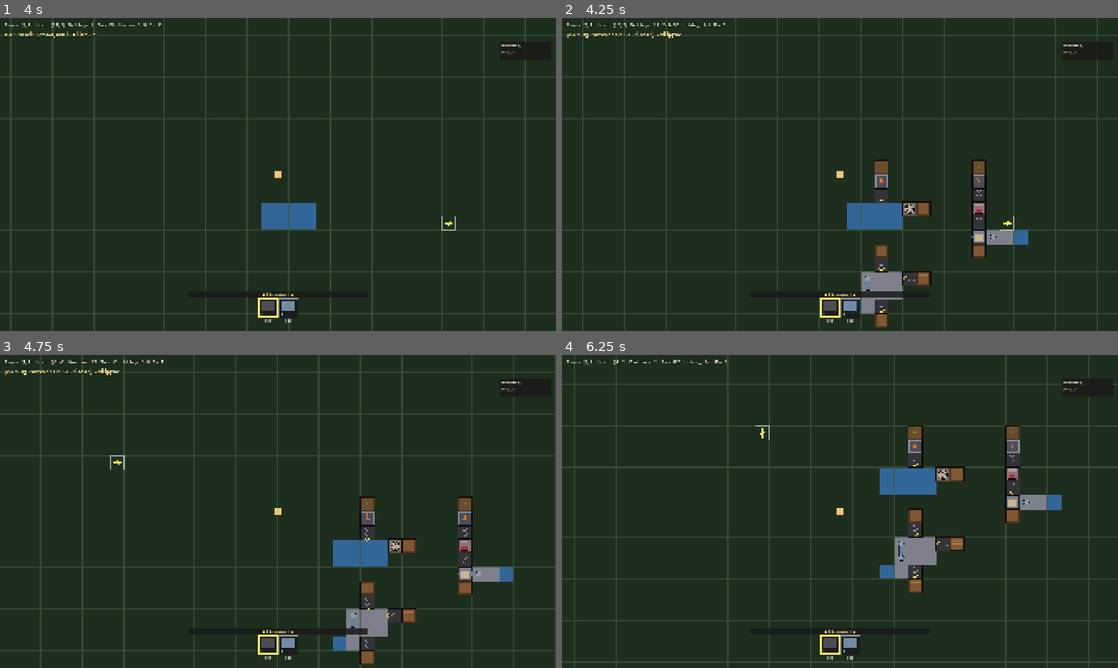
Above: before the commit, frames 1-4 (two rows, left to right).
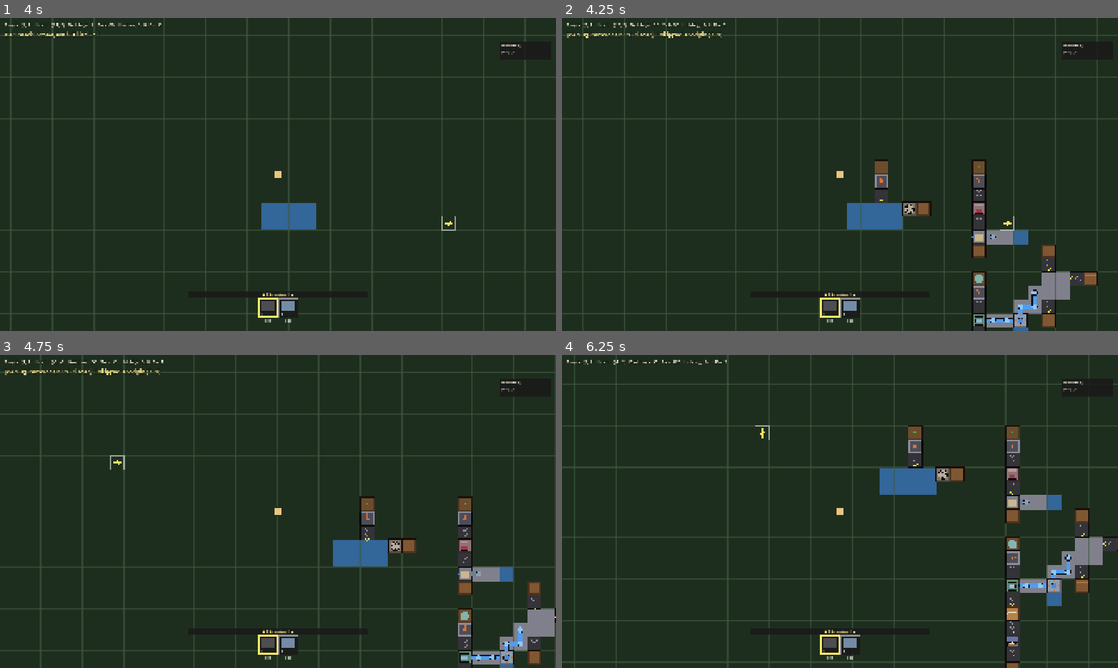
Above: after the commit, the same moments.

Repository: ocklavenoms1/FactClone
Game: Godot game, scene res://scenes/main.tscn
Same seed, same stepped clock (60 frames per second), same inputs: the game is played once before the commit and once after it.
Inputs (mouse positions are in pixels of both pictures, inside the frame that each line leads up to):
- Up to frame 1 (4 s): move the mouse to (400, 158) at 0.52 s; hold D (move_right) 0.53-1.28 s; hold Shift 0.53-1.28 s; move the mouse to (166, 190) at 1.27 s; hold S (move_down) 1.28-2.03 s; tap Q (inspect_building) at 1.35 s; tap Shift at 1.55, 3.05, 3.8 s; move the mouse to (333, 105) at 2.02 s; hold D (move_right) 2.03-2.78 s; hold Shift 2.03-2.78 s; tap E (interact) at 2.1 s; move the mouse to (250, 237) at 2.77 s; hold W (move_up) 2.78-3.53 s; tap Tab (next_category) at 2.85 s; move the mouse to (444, 221) at 3.52 s; press the mouse at (444, 221) at 3.53 s; hold A (move_left) from 3.53 s (still down)
- Up to frame 2 (4.25 s): keep holding A (move_left); tap F11 (debug_spawn_demo) at 4.15 s
- Up to frame 3 (4.75 s): keep holding A (move_left); move the mouse to (111, 464) at 4.27 s; release the mouse at (111, 464) at 4.28 s; right-click (111, 464) at 4.35 s; tap Shift at 4.55 s
- Up to frame 4 (6.25 s): move the mouse to (867, 511) at 5.02 s; release A (move_left) at 5.03 s; hold S (move_down) 5.03-5.78 s; hold Shift 5.03-5.78 s; tap R (rotate_placement) at 5.1 s; move the mouse to (756, 433) at 5.77 s; hold D (move_right) from 5.78 s (still down); tap Shift at 5.85 s

Frame 1 is identical in both runs. In frame 2, 3.7% of the frame differs, in the area x 11-97%, y 1-100%; in frame 3, 3.6%; in frame 4, 4.6%, in the area x 16-100%, y 1-100%.

Commit message:
Session E complete: cloth chain end-to-end + F11 demo extension
Cloth chain runnable from Flax Planter through Retter / Loom / Tailor to
Bag chest. Flax Planter is a Production-category hotbar variant of the
existing Planter (extra=Items.Type.FLAX, growth time 500 ticks per
Planter.CROP_GROWTH_TICKS).

F11 demo extension: bread mini moved from player+(3,8) to player+(15,8)
so cloth chain (player+(10,8)) and bread chain share a single 5-pipe
water network with one pump. Multi-consumer fluid network is now an
exercised integration test on F11 spawn.

F11 ergonomics fixes (motivated by an hour of coord-confusion debugging
this session):
- Spawn toast reports origin: 'Demo chain: NN placed, MM skipped at origin (X, Y)'
- _demo_spawned bool flag prevents accidental double-spawn
- Shift+F11 clears the flag for explicit respawn (non-destructive;
  player cleans up old buildings manually)

Save schema unchanged at v9; 8 tests passing.

Bag-cap mechanic deferred; the F11 sidetrack ate the budget. Follow-up
notes captured in PROJECT_LOG entry: cloth recipes lack prefer_dir
(ergonomic wart), camera zoom stash still pending, MCP install is next
session's dedicated work.

Co-Authored-By: Claude Opus 4.7 <noreply@anthropic.com>

Diff:
--- a/scripts/main.gd
+++ b/scripts/main.gd
@@ -17,6 +17,14 @@
 var _last_failed_place_tick: int = -1
 
 var placement_direction: int = Belt.DIR_E   # 0=E, 1=S, 2=W, 3=N
+
+# F11 demo state. Tracks whether a demo has been spawned this session, plus
+# the player tile it was spawned at. Subsequent F11 presses no-op with a
+# toast (saved an hour of "where did F11 spawn?" debugging once already).
+# Shift+F11 clears the flag for an explicit respawn — non-destructive; the
+# player manually cleans up old demo buildings if they want a fresh layout.
+var _demo_spawned: bool = false
+var _demo_origin: Vector2i = Vector2i.ZERO
 
 func _ready() -> void:
 	player_inventory = Inventory.new(PLAYER_INVENTORY_CAPACITY)
@@ -92,8 +100,21 @@
 	# player, including a Briquetter+Void byproduct sink. Useful for
 	# demoing the chain without manual layout. Removed when the bread
 	# chain has a natural early-game placement tutorial.
+	#
+	# Dedup: the demo is offsets-from-player-at-press-time, so pressing F11
+	# at two different positions silently scatters two demo copies (with
+	# unrelated collisions skipped). Track a flag; subsequent presses toast
+	# instead of spawning. Shift+F11 clears the flag for an explicit respawn.
 	if Input.is_action_just_pressed("debug_spawn_demo"):
-		_spawn_demo_chain(player_tile)
+		if Input.is_key_pressed(KEY_SHIFT):
+			_demo_spawned = false
+			_show_toast("[debug] Demo flag cleared. Next F11 spawns fresh; clean up old demo manually.")
+		elif _demo_spawned:
+			_show_toast("[debug] Demo already exists at %s. Shift+F11 to allow respawn." % str(_demo_origin))
+		else:
+			_spawn_demo_chain(player_tile)
+			_demo_spawned = true
+			_demo_origin = player_tile
 
 	if Input.is_action_just_pressed("quick_save"):
 		if SaveSystem.save_game(grid_world, player, player_inventory):
@@ -164,7 +185,7 @@
 	else:
 		_show_toast("%s is empty" % Buildings.name_of(b.type))
 
-## Debug-only: spawns three minimal chains east of the player.
+## Debug-only: spawns four minimal chains east of the player.
 ##
 ## Wheat chain (origin = player + (3, 0)):
 ##   Planter → Harvester → belt → Thresher
@@ -175,15 +196,29 @@
 ##   Planter → Harvester → belt → Sugar Press → belt → Yeast Culture → Yeast Chest
 ##                                                    ↑
 ##                                                    pipe ← Pump ← Water tile
-##
-## Bread mini (origin = player + (3, 8)): integration check for rotation +
+##   (Sugar keeps its own pump+water; only bread+cloth share, see below.)
+##
+## Cloth chain (origin = player + (10, 8)):
+##   Flax Planter → Harvester → belt → Retter → belt → Loom → belt → Tailor → belt → Bag Chest
+##   Pre-loaded: planter at 80% growth, harvester with 2 flax, so first flax
+##   ripens in ~5s instead of 25s and the chain warmups quickly. NOT pre-
+##   loading downstream stages — full end-to-end production must run.
+##   Expected steady-state: ~1-2 bags in chest after 3 minutes. 0 bags = chain
+##   stuck upstream, investigate. 5+ bags = unexpectedly fast (tick-rate
+##   drift?), investigate. Calibration baseline.
+##
+## Bread mini (origin = player + (15, 8)): integration check for rotation +
 ## multi-tile. Mixer is 2×2 rotated DIR_S (90° CW). After rotation the
 ## canonical "flour W / yeast N / dough E" ports become world N / E / S.
 ##   Pre-loaded flour-chest above → flour belt south into mixer N edge
 ##   Pre-loaded yeast-chest right → yeast belt west into mixer E edge
-##   Pump+pipe west of mixer       → water along W edge
 ##   Mixer south edge              → dough belt south → dough chest
-## If dough accumulates, rotation+multi-tile is integrated correctly.
+##   Water comes from the SHARED network (Mixer W edge).
+##
+## Shared water network: ONE pump+water tile feeding both the Cloth chain's
+## Retter AND the Bread mini's Mixer. The integration test for multi-consumer
+## fluid networks. If both Retter and Mixer report water connected on F11
+## spawn, the shared network works. If either fails, a pipe coordinate is off.
 ##
 ## Each chain is independently verifiable. Full bread chain (combining
 ## flour + yeast + water → dough → bread) lands when each piece passes.
@@ -228,8 +263,10 @@
 	# Bread mini-chain: rotated 2×2 Mixer (dir=DIR_S → ports rotate 90° CW).
 	# Canonical flour-W → world N. Canonical yeast-N → world E. Canonical
 	# dough-E → world S. Mixer occupies (0,0)..(1,1) (anchor at 0,0).
+	# Water is supplied by the SHARED network defined further down — no
+	# standalone water/pump in this plan.
 	var BLT_N: int = Belt.DIR_N
-	var bread_o: Vector2i = player_tile + Vector2i(3, 8)
+	var bread_o: Vector2i = player_tile + Vector2i(15, 8)
 	var bread_plan: Array = [
 		# Mixer 2×2 at (0,0)..(1,1), facing south.
 		[Vector2i(0, 0),  Terrain.Overlay.STONE, GRASS, Buildings.Type.MIXER, null, BLT_S],
@@ -246,15 +283,46 @@
 		# pushes west into the mixer's E edge.
 		[Vector2i(3, 0),  Terrain.Overlay.STONE, GRASS, Buildings.Type.CHEST, null, 0],
 		[Vector2i(2, 0),  Terrain.Overlay.STONE, GRASS, Buildings.Type.BELT,  null, BLT_W],
-		# Water: pump at (-1,2) on a stone tile west of the mixer S edge,
-		# water tile further west, pipe at (-1,0) connects pump to mixer.
-		[Vector2i(-1, 0), Terrain.Overlay.STONE, GRASS, Buildings.Type.PIPE, null, 0],
-		[Vector2i(-1, 1), Terrain.Overlay.STONE, GRASS, Buildings.Type.PIPE, null, 0],
-		[Vector2i(-1, 2), Terrain.Overlay.STONE, GRASS, Buildings.Type.PUMP, null, 0],
-		[Vector2i(-2, 2), -1, Terrain.Base.WATER, -1, null, 0],
 		# Dough sink: belt at (0,2) below the mixer S edge, chest catches.
 		[Vector2i(0, 2),  Terrain.Overlay.STONE, GRASS, Buildings.Type.BELT,  null, BLT_S],
 		[Vector2i(0, 3),  Terrain.Overlay.STONE, GRASS, Buildings.Type.CHEST, null, 0],
+	]
+
+	# Cloth chain: Flax Planter at top, vertical south-running line down to
+	# Bag chest at bottom. Retter draws water from the SHARED network defined
+	# below — its E perimeter is at column +1 of the chain, where the shared
+	# network's western pipe terminates.
+	var cloth_o: Vector2i = player_tile + Vector2i(10, 8)
+	var cloth_plan: Array = [
+		[Vector2i(0, 0), Terrain.Overlay.SOIL_TILLED, GRASS, Buildings.Type.PLANTER,   Items.Type.FLAX, 0],
+		[Vector2i(0, 1), Terrain.Overlay.STONE,       GRASS, Buildings.Type.HARVESTER, null,            0],
+		[Vector2i(0, 2), Terrain.Overlay.STONE,       GRASS, Buildings.Type.BELT,      null,            BLT_S],
+		[Vector2i(0, 3), Terrain.Overlay.STONE,       GRASS, Buildings.Type.RETTER,    null,            0],
+		[Vector2i(0, 4), Terrain.Overlay.STONE,       GRASS, Buildings.Type.BELT,      null,            BLT_S],
+		[Vector2i(0, 5), Terrain.Overlay.STONE,       GRASS, Buildings.Type.LOOM,      null,            0],
+		[Vector2i(0, 6), Terrain.Overlay.STONE,       GRASS, Buildings.Type.BELT,      null,            BLT_S],
+		[Vector2i(0, 7), Terrain.Overlay.STONE,       GRASS, Buildings.Type.TAILOR,    null,            0],
+		[Vector2i(0, 8), Terrain.Overlay.STONE,       GRASS, Buildings.Type.BELT,      null,            BLT_S],
+		[Vector2i(0, 9), Terrain.Overlay.STONE,       GRASS, Buildings.Type.CHEST,     null,            0],
+	]
+
+	# Shared water network — one pump, one water tile, two consumers (Cloth
+	# Retter + Bread Mixer). Layout in player-relative coords:
+	#   Water at (13, 12), Pump at (13, 11), pipes form an L:
+	#     west:  (12, 11), (11, 11)  →  reaches Retter E perimeter at (11, 11)
+	#     N+E:   (13, 10), (14, 10), (14, 9)  →  reaches Mixer W perimeter at (14, 9)
+	# Water is placed FIRST so the pump's adjacency check passes when the
+	# pump entry is processed.
+	var shared_o: Vector2i = player_tile
+	var shared_plan: Array = [
+		[Vector2i(13, 12), -1,                    Terrain.Base.WATER, -1,            null, 0],
+		[Vector2i(13, 11), Terrain.Overlay.STONE, GRASS,              Buildings.Type.PUMP, null, 0],
+		# Pipes — order doesn't matter for connectivity (rebuilt lazily).
+		[Vector2i(12, 11), Terrain.Overlay.STONE, GRASS,              Buildings.Type.PIPE, null, 0],
+		[Vector2i(11, 11), Terrain.Overlay.STONE, GRASS,              Buildings.Type.PIPE, null, 0],
+		[Vector2i(13, 10), Terrain.Overlay.STONE, GRASS,              Buildings.Type.PIPE, null, 0],
+		[Vector2i(14, 10), Terrain.Overlay.STONE, GRASS,              Buildings.Type.PIPE, null, 0],
+		[Vector2i(14, 9),  Terrain.Overlay.STONE, GRASS,              Buildings.Type.PIPE, null, 0],
 	]
 
 	var plan: Array = []
@@ -264,6 +332,10 @@
 		plan.append([sugar_o + entry[0], entry[1], entry[2], entry[3], entry[4], entry[5]])
 	for entry in bread_plan:
 		plan.append([bread_o + entry[0], entry[1], entry[2], entry[3], entry[4], entry[5]])
+	for entry in cloth_plan:
+		plan.append([cloth_o + entry[0], entry[1], entry[2], entry[3], entry[4], entry[5]])
+	for entry in shared_plan:
+		plan.append([shared_o + entry[0], entry[1], entry[2], entry[3], entry[4], entry[5]])
 	var placed: int = 0
 	var skipped: int = 0
 	for entry in plan:
@@ -301,7 +373,20 @@
 	if grid_world.has_building_at(bread_mixer_pos):
 		var mixer: Building = grid_world.building_at(bread_mixer_pos)
 		mixer.state["in_buffer"] = [[Items.Type.FLOUR, 100], [Items.Type.YEAST, 50]]
-	_show_toast("[debug] Demo chain: %d placed, %d skipped" % [placed, skipped])
+	# Pre-load the Flax Planter to ~80% growth and the Harvester with 2 flax
+	# already buffered. First flax lands in the chain in ~5s instead of 25s,
+	# so verification doesn't have to wait a full cold start. Downstream
+	# stages (Retter, Loom, Tailor) are NOT pre-loaded — they must run from
+	# scratch, so the chain genuinely flows end-to-end.
+	var flax_planter_pos: Vector2i = cloth_o + Vector2i(0, 0)
+	if grid_world.has_building_at(flax_planter_pos):
+		var planter: Building = grid_world.building_at(flax_planter_pos)
+		planter.state["growth"] = 400  # 80% of the 500-tick flax cycle
+	var flax_harvester_pos: Vector2i = cloth_o + Vector2i(0, 1)
+	if grid_world.has_building_at(flax_harvester_pos):
+		var harvester: Building = grid_world.building_at(flax_harvester_pos)
+		harvester.state["buffer"] = [[Items.Type.FLAX, 2]]
+	_show_toast("[debug] Demo chain: %d placed, %d skipped at origin %s" % [placed, skipped, str(player_tile)])
 
 func _overlay_list_str(overlays: Array) -> String:
 	var parts: Array = []
--- a/scripts/ui/hotbar.gd
+++ b/scripts/ui/hotbar.gd
@@ -63,6 +63,7 @@
 			# Planter variants — same building type, different crop_type via `extra`.
 			{ "kind": "building", "value": Buildings.Type.PLANTER, "extra": Items.Type.WHEAT,      "label": "Wheat Planter" },
 			{ "kind": "building", "value": Buildings.Type.PLANTER, "extra": Items.Type.SUGAR_BEET, "label": "Sugar Planter" },
+			{ "kind": "building", "value": Buildings.Type.PLANTER, "extra": Items.Type.FLAX,       "label": "Flax Planter" },
 			{ "kind": "building", "value": Buildings.Type.HARVESTER },
 			{ "kind": "building", "value": Buildings.Type.PUMP },
 			# Cloth chain processors — Refining is at 9/9, so these live here.
--- a/scripts/world/planter.gd
+++ b/scripts/world/planter.gd
@@ -26,7 +26,7 @@
 const CROP_GROWTH_TICKS: Dictionary = {
 	Items.Type.WHEAT:      600,   # 30s @ 20tps
 	Items.Type.SUGAR_BEET: 800,   # 40s
-	# Items.Type.FLAX: 500,       # Session E
+	Items.Type.FLAX:       500,   # 25s
 }
 
 # Visual constants
Not shown, changed: PROJECT_LOG.md
